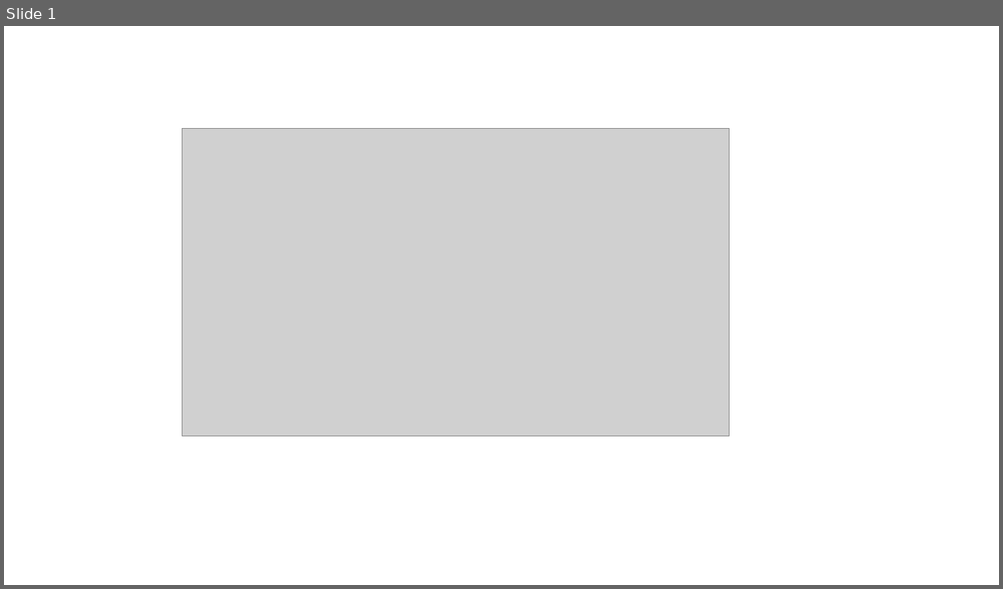
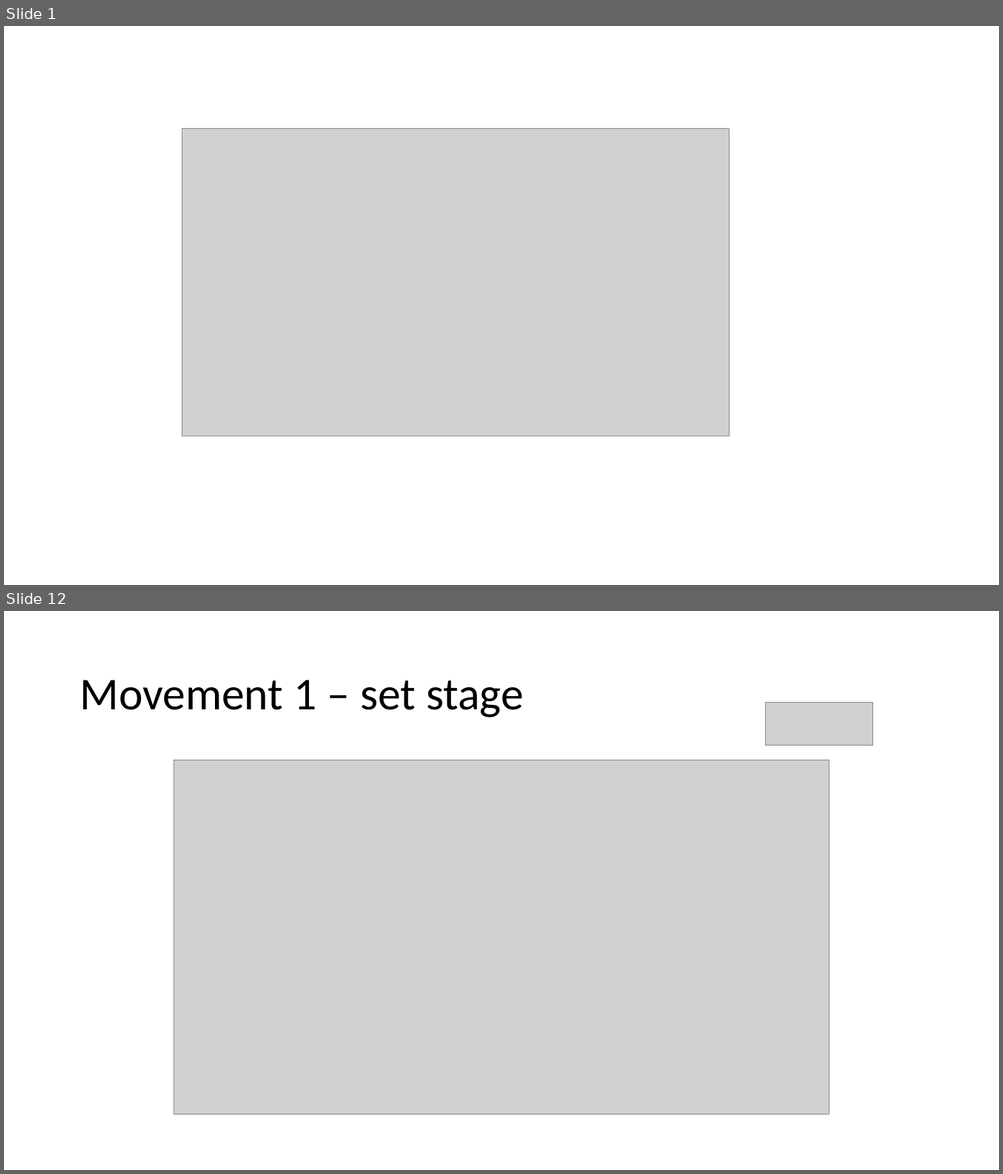
Before and after one commit to gramsimamsi/bachelorThesis, a slide deck: Screenshots.pptx. Shown one above the other, each under a label of ours: slide 1 before the commit, slides 1 and 12 after it; the slides between them are not shown. The pictures are 1003x589 and 1003x1174 pixels, drawn with LibreOffice and Linux fonts; fonts in the diff are those of the drawing; grey boxes stand for pictures. Boxes give left, top, right and bottom in pixels: in the first picture for what was removed or moved away, otherwise in the second. Text is boxed around its words. In the diff, an @@ line names an element or a change of style, - is before the commit and + after.

```diff
--- a/Screenshots.pptx
+++ b/Screenshots.pptx
@@ slide 12 added at bbox=[4, 611, 999, 1170], background #FFFFFF @@
@@ title added at bbox=[79, 680, 523, 718], 44 pt, text #000000 @@
+Movement 1 – set stage
@@ picture added at bbox=[765, 703, 873, 746] @@
@@ picture added at bbox=[173, 760, 829, 1116] @@
```
Also in this commit, not shown: 15 other slides added, 3 other files.
